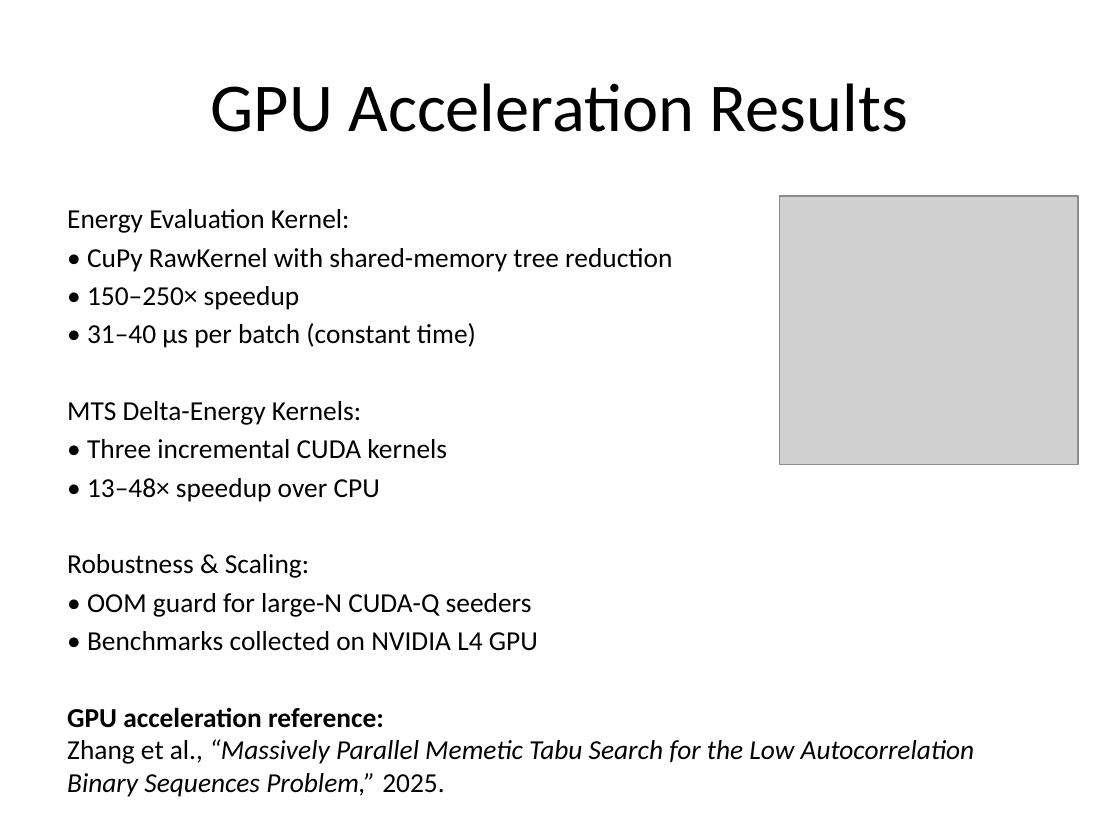
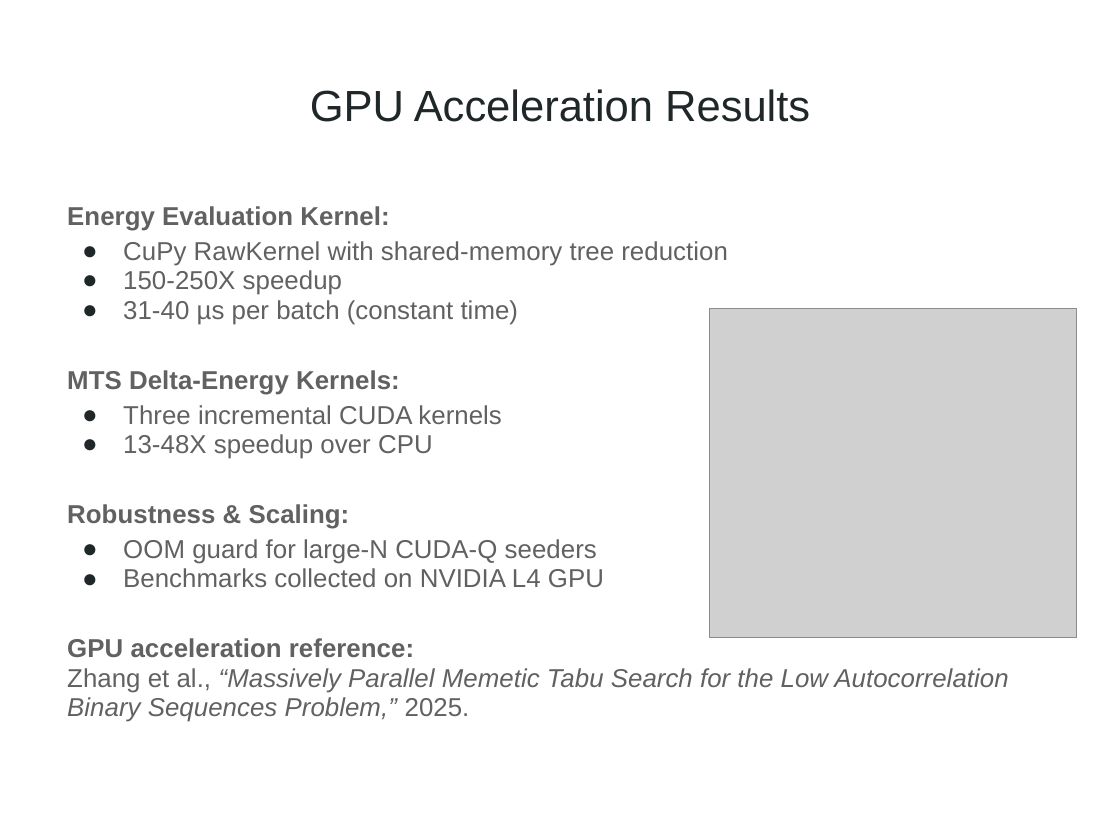
Before and after one commit to benanstrom/2026-NVIDIA, a slide deck: slide 6 of Presentation/FULL_PREZ.pptx. Drawn at 1120x840 pixels with LibreOffice and Linux fonts; fonts in the diff are those of the drawing; grey boxes stand for pictures. Boxes give left, top, right and bottom in pixels: in the first picture for what was removed or moved away, otherwise in the second. Text is boxed around its words. In the diff, an @@ line names an element or a change of style, - is before the commit and + after.

```diff
--- a/Presentation/FULL_PREZ.pptx
+++ b/Presentation/FULL_PREZ.pptx
@@ title "GPU Acceleration Results" at (310, 89, 810, 122): size 44 to 28 pt, font Calibri to Arial, text colour #000000 to #202729 @@
@@ text at (67, 206, 1008, 722): size 17.6 to 16.6 pt, font Calibri to Arial, text colour #000000 to #616161 in "Energy Evaluation Kernel:", "MTS Delta-Energy Kernels:", "Robustness & Scaling:", "GPU acceleration reference: Zhang et al., “Massively ..."; bold on in "Energy Evaluation Kernel:", "MTS Delta-Energy Kernels:", "Robustness & Scaling:"; line spacing 1 to 0.95; less space between paragraphs; more space between paragraphs @@
@@ picture removed at (780, 196, 1079, 464) @@
@@ text at (123, 241, 728, 325): text changed; size 17.6 to 16.6 pt; font Calibri to Arial; text colour #000000 to #616161 @@
-• CuPy RawKernel with shared-memory tree reduction
-• 150–250× speedup
-• 31–40 µs per batch (constant time)
+● CuPy RawKernel with shared-memory tree reduction
+● 150-250X speedup
+● 31-40 µs per batch (constant time)
@@ picture added at (710, 308, 1076, 637) @@
@@ text at (123, 405, 501, 459): text changed; size 17.6 to 16.6 pt; font Calibri to Arial; text colour #000000 to #616161 @@
-• Three incremental CUDA kernels
-• 13–48× speedup over CPU
+● Three incremental CUDA kernels
+● 13-48X speedup over CPU
@@ text at (123, 539, 604, 587): text changed; size 17.6 to 16.6 pt; font Calibri to Arial; text colour #000000 to #616161 @@
-• OOM guard for large-N CUDA-Q seeders
-• Benchmarks collected on NVIDIA L4 GPU
+● OOM guard for large-N CUDA-Q seeders
+● Benchmarks collected on NVIDIA L4 GPU
```
Also in this commit, not shown: 10 other slides changed, 5 slides added, 1 slide removed.
